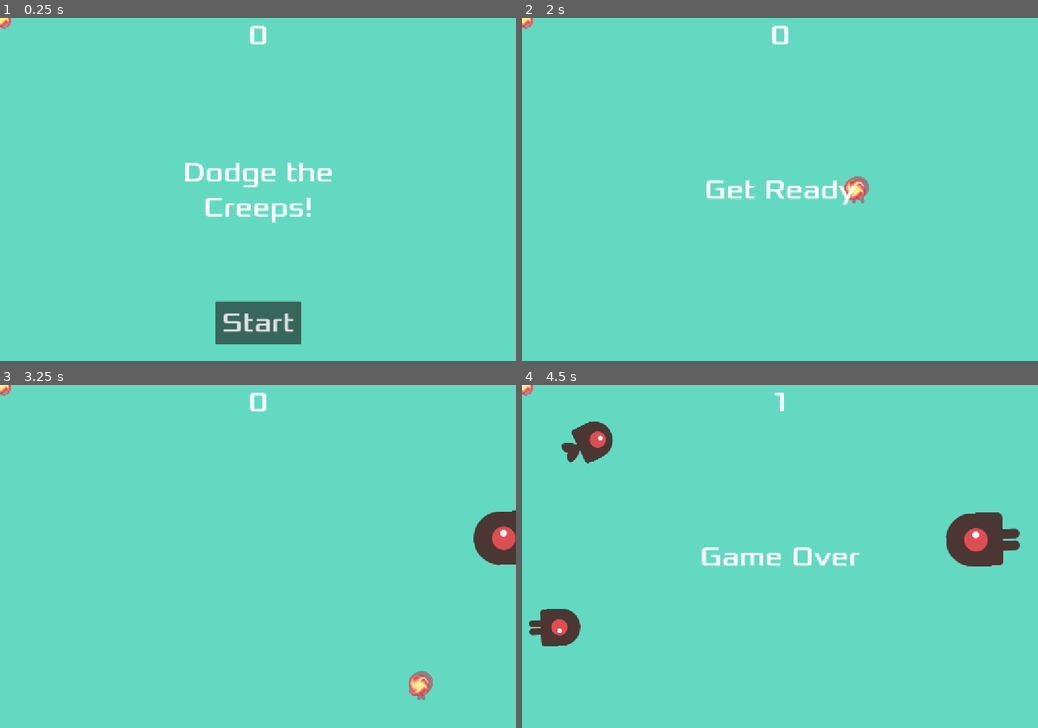
Above: before the commit, frames 1-4 (two rows, left to right).
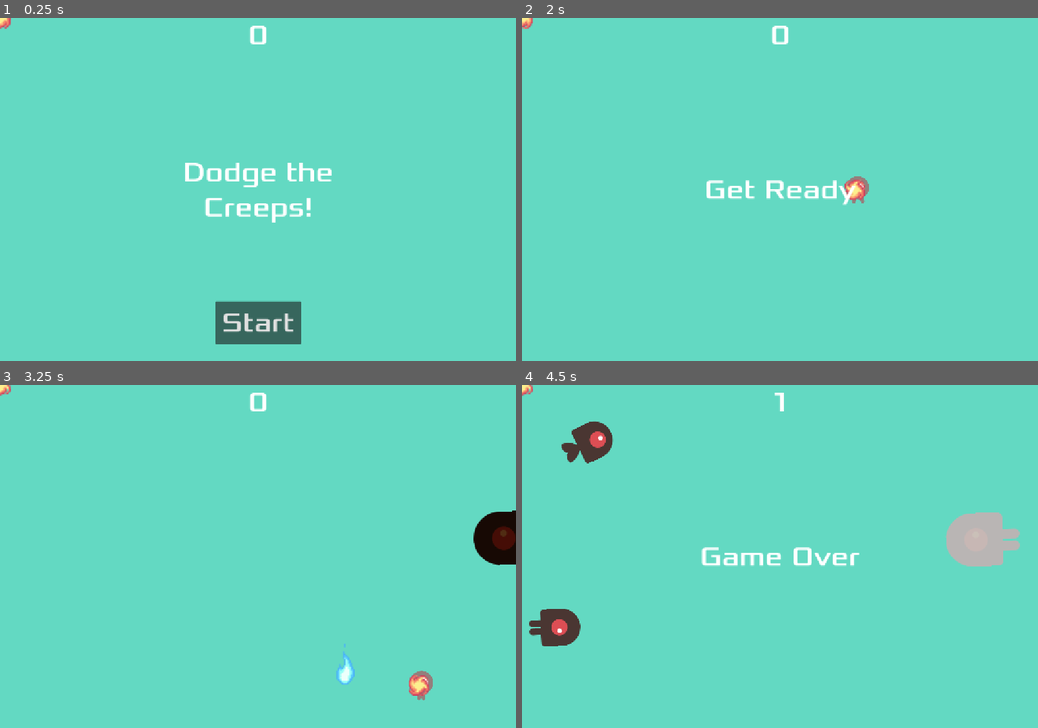
Above: after the commit, the same moments.

Repository: pozbliz/godot_dodge_the_screeps
Game: Godot game, scene res://main.tscn
Same seed, same stepped clock (60 frames per second), same inputs: the game is played once before the commit and once after it.
Inputs:
- Up to frame 1 (0.25 s): no input
- Up to frame 2 (2 s): click "Start" at 0.5 s; hold Right (move_right) from 1.28 s (still down); tap Space (shoot) at 1.35 s; tap Q (shoot_special) at 1.55 s
- Up to frame 3 (3.25 s): release Right (move_right) at 2.03 s; hold Down (move_down) 2.03-2.78 s; tap Q (shoot_special) at 2.1 s; tap X (next_special, bound only after the commit) at 2.3, 2.85 s; hold Right (move_right) from 2.78 s (still down); tap Space (shoot) at 3.05 s
- Up to frame 4 (4.5 s): release Right (move_right) at 3.53 s; hold Up (move_up) 3.53-4.28 s; tap Space (shoot) at 3.6 s; tap Q (shoot_special) at 3.8, 4.35 s; hold Left (move_left) from 4.28 s (still down)

The runs differ from the first frame. In frame 1, less than 0.1% of the frame differs, in the area x 0-3%, y 0-4%; in frame 2, 0.1%; in frame 3, 1.4%; in frame 4, 1.8%, in the area x 0-97%, y 0-53%.

Commit message:
feat: fix projectiles direction; add more projectile parameters

Diff:
--- a/default_projectile.tscn
+++ b/default_projectile.tscn
@@ -36,7 +36,7 @@
 }],
 "loop": true,
 "name": &"default",
-"speed": 8.0
+"speed": 10.0
 }]
 
 [sub_resource type="CircleShape2D" id="CircleShape2D_qxf0c"]
@@ -51,8 +51,6 @@
 [node name="AnimatedSprite2D" type="AnimatedSprite2D" parent="."]
 scale = Vector2(3, 3)
 sprite_frames = SubResource("SpriteFrames_0c7x6")
-frame = 1
-frame_progress = 0.453171
 
 [node name="CollisionShape2D" type="CollisionShape2D" parent="."]
 shape = SubResource("CircleShape2D_qxf0c")
--- a/fast_enemy.tscn
+++ b/fast_enemy.tscn
@@ -9,5 +9,5 @@
 collision_scale = Vector2(0.6, 0.6)
 
 [node name="AnimatedSprite2D" parent="." index="0"]
-modulate = Color(0.654688, 0.902021, 0.900596, 1)
+modulate = Color(0.862187, 0.962947, 0.961436, 1)
 speed_scale = 1.3
--- a/mob.gd
+++ b/mob.gd
@@ -22,8 +22,12 @@
 	$AnimatedSprite2D.scale = sprite_scale
 	$CollisionShape2D.scale = collision_scale
 	linear_velocity = Vector2(speed, 0).rotated(rotation)
+
+	# Set shader
 	shader_material = $AnimatedSprite2D.material.duplicate()
 	$AnimatedSprite2D.material = shader_material
+	var tint_color = $AnimatedSprite2D.modulate
+	shader_material.set_shader_parameter("tint_color", tint_color)
 
 # Called every frame. 'delta' is the elapsed time since the previous frame.
 func _process(delta: float) -> void:
--- a/mob.gdshader
+++ b/mob.gdshader
@@ -1,12 +1,14 @@
 shader_type canvas_item;
 
 uniform bool hit_blink = false;
+uniform vec4 tint_color : source_color = vec4(1.0);
 
 void fragment() {
     vec4 tex_color = texture(TEXTURE, UV);
+    tex_color.rgb *= tint_color.rgb;
 
     if (hit_blink) {
-        // Tint the texture white while preserving transparency and shape
+        // Blink white while preserving alpha
         COLOR = mix(tex_color, vec4(1.0, 1.0, 1.0, tex_color.a), 0.7);
     } else {
         COLOR = tex_color;
--- a/mob.tscn
+++ b/mob.tscn
@@ -12,6 +12,7 @@
 [sub_resource type="ShaderMaterial" id="ShaderMaterial_ieysi"]
 shader = ExtResource("2_gfurk")
 shader_parameter/hit_blink = false
+shader_parameter/tint_color = Color(1, 1, 1, 1)
 
 [sub_resource type="SpriteFrames" id="SpriteFrames_pcqmr"]
 animations = [{
--- a/player.gd
+++ b/player.gd
@@ -3,24 +3,21 @@
 signal hit
 
 @export var speed = 400 # How fast the player will move (pixels/sec).
+@export var shoot_cooldown = 0.3
 @export var default_projectile_scene: PackedScene
-@export var special_projectile_scene: PackedScene
+@export var special_projectile_scenes: Array[PackedScene]
+var current_special_index := 0
 var screen_size # Size of the game window.
-var shoot_cooldown = 0.3  # seconds between shots
 var time_since_last_shot = 0.0
-var shoot_cooldown_special = 0.5
 var time_since_last_shot_special = 0.0
 
 
-
-# Called when the node enters the scene tree for the first time.
 func _ready() -> void:
 	screen_size = get_viewport_rect().size
 	hide()
 
-# Called every frame. 'delta' is the elapsed time since the previous frame.
 func _process(delta):
-	var velocity = Vector2.ZERO # The player's movement vector.
+	var velocity = Vector2.ZERO
 	if Input.is_action_pressed("move_right"):
 		velocity.x += 1
 	if Input.is_action_pressed("move_left"):
@@ -35,10 +32,12 @@
 		shoot()
 		time_since_last_shot = 0.0
 
-		time_since_last_shot_special += delta
-	if Input.is_action_just_pressed("shoot_special") and time_since_last_shot_special >= shoot_cooldown_special:
+	if Input.is_action_just_pressed("next_special"):
+		next_special()
+
+	time_since_last_shot_special += delta
+	if Input.is_action_just_pressed("shoot_special"):
 		shoot_special()
-		time_since_last_shot_special = 0.0
 
 	if velocity.length() > 0:
 		velocity = velocity.normalized() * speed
@@ -60,7 +59,7 @@
 		$AnimatedSprite2D.flip_v = velocity.y > 0
 
 func _on_body_entered(_body):
-	hide() # Player disappears after being hit.
+	hide()
 	hit.emit()
 	# Must be deferred as we can't change physics properties on a physics callback.
 	$CollisionShape2D.set_deferred("disabled", true)
@@ -79,9 +78,22 @@
 	projectile.velocity = Vector2.RIGHT.rotated(rotation) * projectile.speed
 
 func shoot_special():
-	var projectile = special_projectile_scene.instantiate()
-	get_tree().current_scene.add_child(projectile)
+	if special_projectile_scenes.is_empty():
+		return
+	var projectile = special_projectile_scenes[current_special_index].instantiate()
+	var cooldown = projectile.cooldown
 
-	projectile.global_position = global_position
-	projectile.rotation = rotation
-	projectile.velocity = Vector2.RIGHT.rotated(rotation) * projectile.speed
+	if time_since_last_shot_special >= projectile.cooldown:
+		get_tree().current_scene.add_child(projectile)
+
+		projectile.global_position = global_position
+		projectile.rotation = rotation
+		projectile.velocity = Vector2.RIGHT.rotated(rotation) * projectile.speed
+
+		if projectile.rotate_visual_on_horizontal:
+			projectile.rotation += - PI / 2
+
+		time_since_last_shot_special = 0.0
+
+func next_special():
+	current_special_index = (current_special_index + 1) % special_projectile_scenes.size()
--- a/player.tscn
+++ b/player.tscn
@@ -1,12 +1,13 @@
-[gd_scene load_steps=10 format=3 uid="uid://t6kgbyb2bivw"]
+[gd_scene load_steps=11 format=3 uid="uid://t6kgbyb2bivw"]
 
 [ext_resource type="Texture2D" uid="uid://cho1ft8rmqyob" path="res://art/playerGrey_up1.png" id="1_hqtel"]
 [ext_resource type="Script" uid="uid://ciw3nbdoabfi1" path="res://player.gd" id="1_sweqy"]
 [ext_resource type="PackedScene" uid="uid://bp1xkcytschfx" path="res://default_projectile.tscn" id="2_1jxqw"]
 [ext_resource type="Texture2D" uid="uid://b3nkynccyyl3p" path="res://art/playerGrey_up2.png" id="2_sweqy"]
-[ext_resource type="PackedScene" uid="uid://cf7nqcuapgqi4" path="res://special_projectile.tscn" id="3_1jxqw"]
 [ext_resource type="Texture2D" uid="uid://dqdlhusqc3tmf" path="res://art/playerGrey_walk1.png" id="3_2hs0m"]
+[ext_resource type="PackedScene" uid="uid://cf7nqcuapgqi4" path="res://special_projectile_blue.tscn" id="3_dw050"]
 [ext_resource type="Texture2D" uid="uid://con3soibo4x7h" path="res://art/playerGrey_walk2.png" id="4_1jxqw"]
+[ext_resource type="PackedScene" uid="uid://cydoflt2ntapf" path="res://special_projectile_acid.tscn" id="4_b26j0"]
 
 [sub_resource type="SpriteFrames" id="SpriteFrames_dw050"]
 animations = [{
@@ -42,7 +43,7 @@
 collision_mask = 2
 script = ExtResource("1_sweqy")
 default_projectile_scene = ExtResource("2_1jxqw")
-special_projectile_scene = ExtResource("3_1jxqw")
+special_projectile_scenes = Array[PackedScene]([ExtResource("3_dw050"), ExtResource("4_b26j0")])
 metadata/_edit_group_ = true
 
 [node name="AnimatedSprite2D" type="AnimatedSprite2D" parent="."]
--- a/project.godot
+++ b/project.godot
@@ -58,3 +58,8 @@
 "events": [Object(InputEventKey,"resource_local_to_scene":false,"resource_name":"","device":-1,"window_id":0,"alt_press …(192 unchanged characters)…
 ]
 }
+next_special={
+"deadzone": 0.2,
+"events": [Object(InputEventKey,"resource_local_to_scene":false,"resource_name":"","device":-1,"window_id":0,"alt_pressed":false,"shift_pressed":false,"ctrl_pressed":false,"meta_pressed":false,"pressed":false,"keycode":0,"physical_keycode":88,"key_label":0,"unicode":120,"location":0,"echo":false,"script":null)
+]
+}
--- a/projectile.gd
+++ b/projectile.gd
@@ -4,23 +4,25 @@
 @export var speed = 400
 @export var damage: int = 1
 @export var lifetime: float = 5.0
+@export var cooldown: float = 0.3
+@export var rotate_visual_on_horizontal: bool = false
 
-# Called when the node enters the scene tree for the first time.
+
 func _ready() -> void:
 	$VisibleOnScreenEnabler2D.screen_exited.connect(_on_visible_on_screen_notifier_2d_screen_exited)
 	body_entered.connect(_on_body_entered)
 	add_to_group("projectile")
+	$AnimatedSprite2D.play()
 	await get_tree().create_timer(lifetime).timeout
 	queue_free()
 
-# Called every frame. 'delta' is the elapsed time since the previous frame.
 func _process(delta: float) -> void:
 	position += velocity * delta
 
 func _on_body_entered(body):
 	if body.is_in_group("enemy"):
-		body.take_damage(1)  # Call mob’s method to handle damage
-		queue_free()         # Destroy the projectile
+		body.take_damage(damage)
+		queue_free()
 
 func _on_visible_on_screen_notifier_2d_screen_exited():
 	queue_free()
--- /dev/null
+++ b/special_projectile_acid.tscn
@@ -0,0 +1,50 @@
+[gd_scene load_steps=7 format=3 uid="uid://cydoflt2ntapf"]
+
+[ext_resource type="PackedScene" uid="uid://bp1xkcytschfx" path="res://default_projectile.tscn" id="1_fyxs0"]
+[ext_resource type="Texture2D" uid="uid://c3adpqls2ggt3" path="res://art/projectiles/Green Effect and Bullet 16x16.png" id="2_t7c7p"]
+
+[sub_resource type="AtlasTexture" id="AtlasTexture_chqo5"]
+atlas = ExtResource("2_t7c7p")
+region = Rect2(160, 48, 16, 32)
+
+[sub_resource type="AtlasTexture" id="AtlasTexture_qs2vg"]
+atlas = ExtResource("2_t7c7p")
+region = Rect2(176, 48, 16, 32)
+
+[sub_resource type="AtlasTexture" id="AtlasTexture_mg5nv"]
+atlas = ExtResource("2_t7c7p")
+region = Rect2(192, 48, 16, 32)
+
+[sub_resource type="SpriteFrames" id="SpriteFrames_26lmc"]
+animations = [{
+"frames": [{
+"duration": 1.0,
+"texture": SubResource("AtlasTexture_chqo5")
+}, {
+"duration": 1.0,
+"texture": SubResource("AtlasTexture_qs2vg")
+}, {
+"duration": 1.0,
+"texture": SubResource("AtlasTexture_mg5nv")
+}],
+"loop": false,
+"name": &"default",
+"speed": 10.0
+}]
+
+[node name="Projectile" instance=ExtResource("1_fyxs0")]
+speed = 500
+damage = 3
+lifetime = 1.0
+cooldown = 3.0
+
+[node name="AnimatedSprite2D" parent="." index="0"]
+sprite_frames = SubResource("SpriteFrames_26lmc")
+speed_scale = 0.5
+
+[node name="CollisionShape2D" parent="." index="1"]
+position = Vector2(2.5, 0)
+shape = null
+
+[node name="CollisionPolygon2D" type="CollisionPolygon2D" parent="." index="2"]
+polygon = PackedVector2Array(-3, -22, 10, 0, -3, 22, -10, 22, 0, 0, -10, -22)
--- a/special_projectile.tscn
+++ b/special_projectile_blue.tscn
@@ -32,11 +32,19 @@
 "speed": 10.0
 }]
 
-[node name="Projectile" instance=ExtResource("1_pvyxo")]
-speed = 300
+[sub_resource type="CircleShape2D" id="CircleShape2D_pvyxo"]
+radius = 21.095
+
+[node name="Projectile" instance=ExtResource("1_teiov")]
+speed = 200
 damage = 3
+cooldown = 2.0
+rotate_visual_on_horizontal = true
 
 [node name="AnimatedSprite2D" parent="." index="0"]
 sprite_frames = SubResource("SpriteFrames_d07ll")
 frame = 2
-frame_progress = 0.93087
+
+[node name="CollisionShape2D" parent="." index="1"]
+position = Vector2(-1, 26)
+shape = SubResource("CircleShape2D_pvyxo")
--- a/tank_enemy.tscn
+++ b/tank_enemy.tscn
@@ -11,4 +11,5 @@
 collision_scale = Vector2(1.3, 1.3)
 
 [node name="AnimatedSprite2D" parent="." index="0"]
+modulate = Color(0.311787, 0.172743, 0.0757737, 1)
 speed_scale = 0.7
Not shown: 1 places in special_projectile_blue.tscn that only renumber resources
